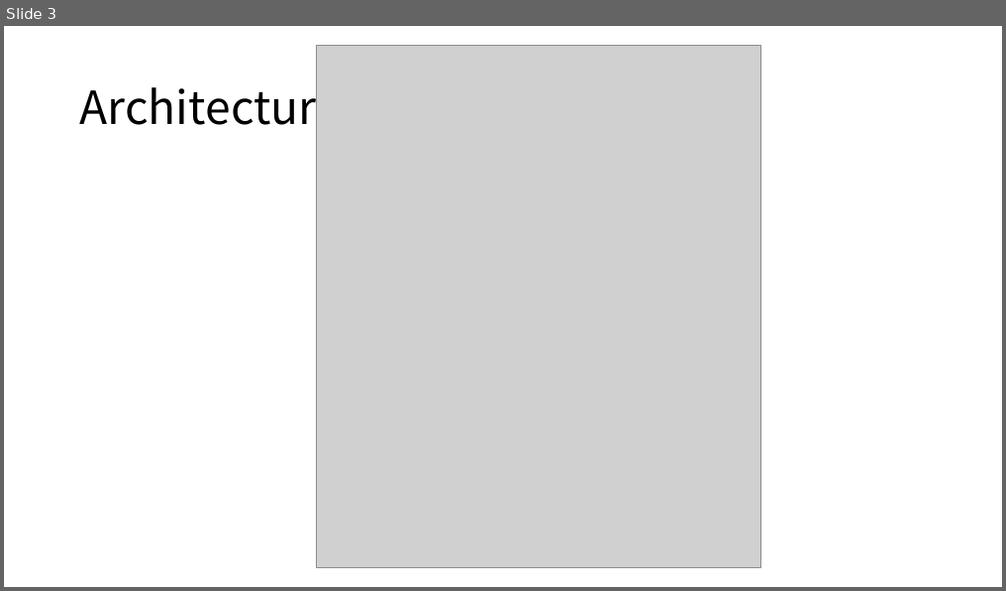
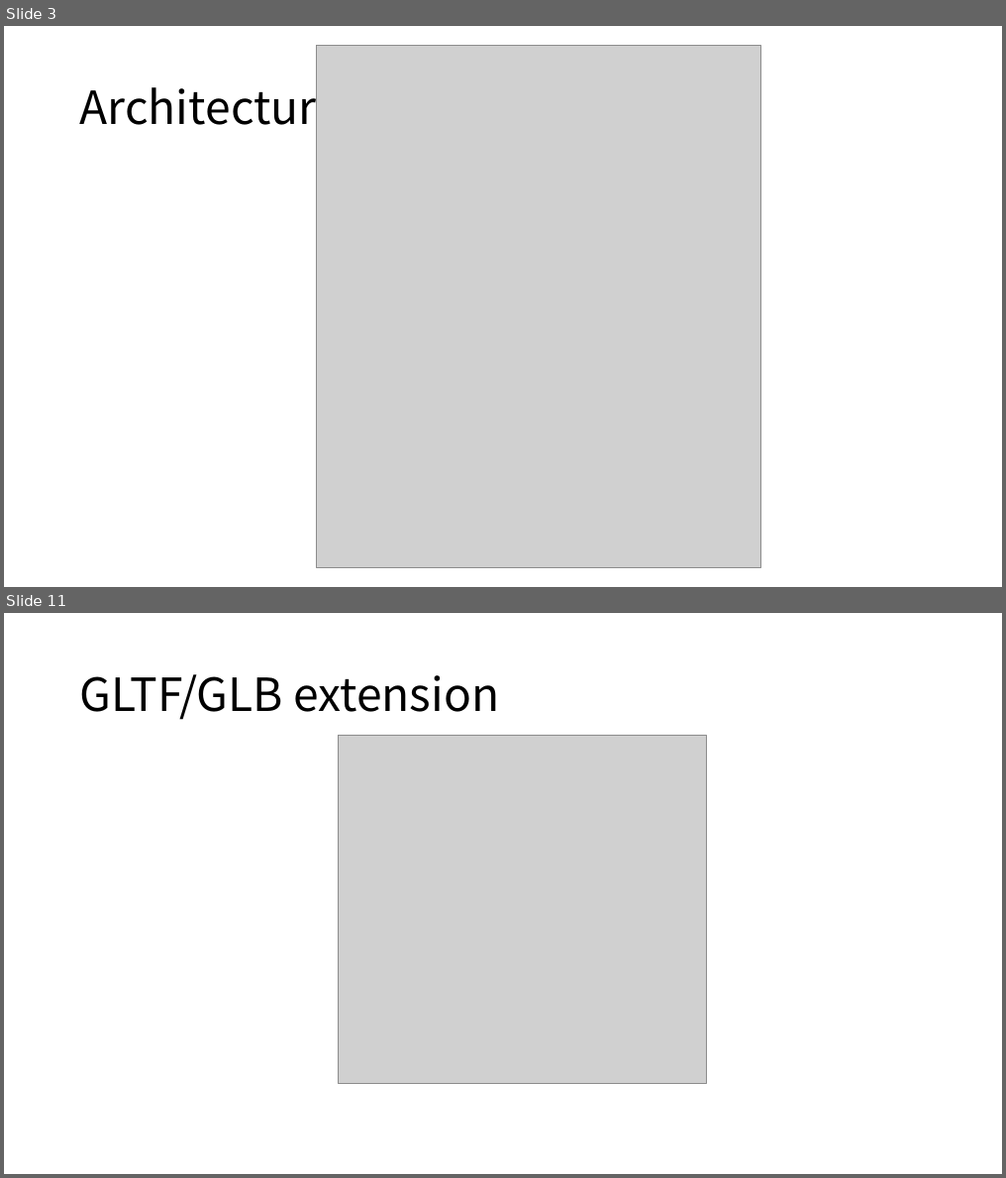
Before and after one commit to boycececil666gmailcom/webgpu-renderer, a slide deck: WebGPU Renderer.pptx. Shown one above the other, each under a label of ours: slide 3 before the commit, slides 3 and 11 after it; the slides between them are not shown. The pictures are 1006x591 and 1006x1178 pixels, drawn with LibreOffice and Linux fonts; fonts in the diff are those of the drawing; grey boxes stand for pictures. Boxes give left, top, right and bottom in pixels: in the first picture for what was removed or moved away, otherwise in the second. Text is boxed around its words. In the diff, an @@ line names an element or a change of style, - is before the commit and + after.

```diff
--- a/WebGPU Renderer.pptx
+++ b/WebGPU Renderer.pptx
@@ slide 11 added at (x1=4, y1=613, x2=1002, y2=1174), background #FFFFFF @@
@@ title added at (x1=80, y1=674, x2=499, y2=720), 44 pt, text #000000 @@
+GLTF/GLB extension
@@ picture added at (x1=338, y1=736, x2=706, y2=1084) @@
```
Also in this commit, not shown: 5 slides changed, 6 other slides added, 2 slides removed, 16 other files.
